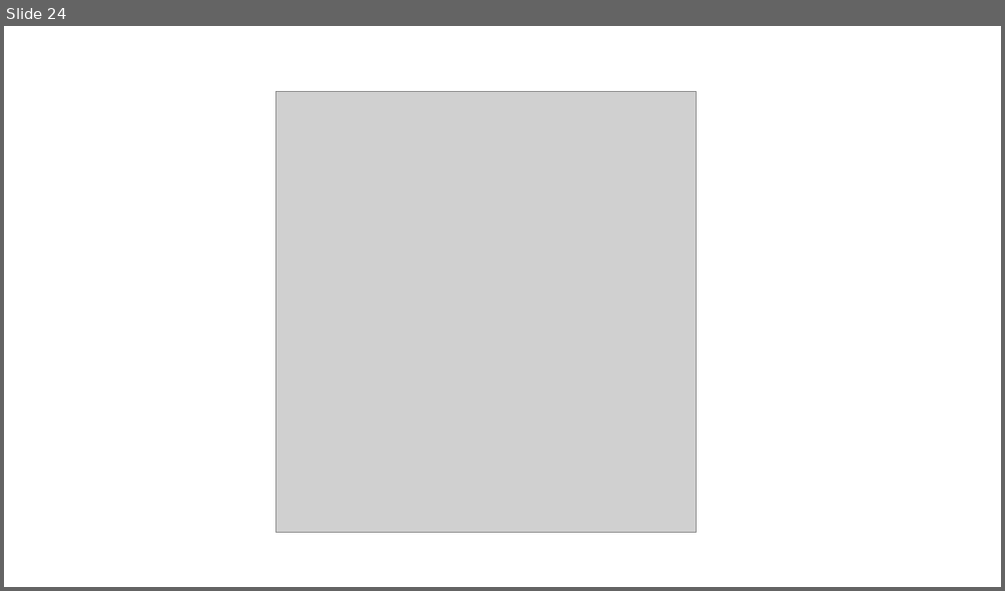
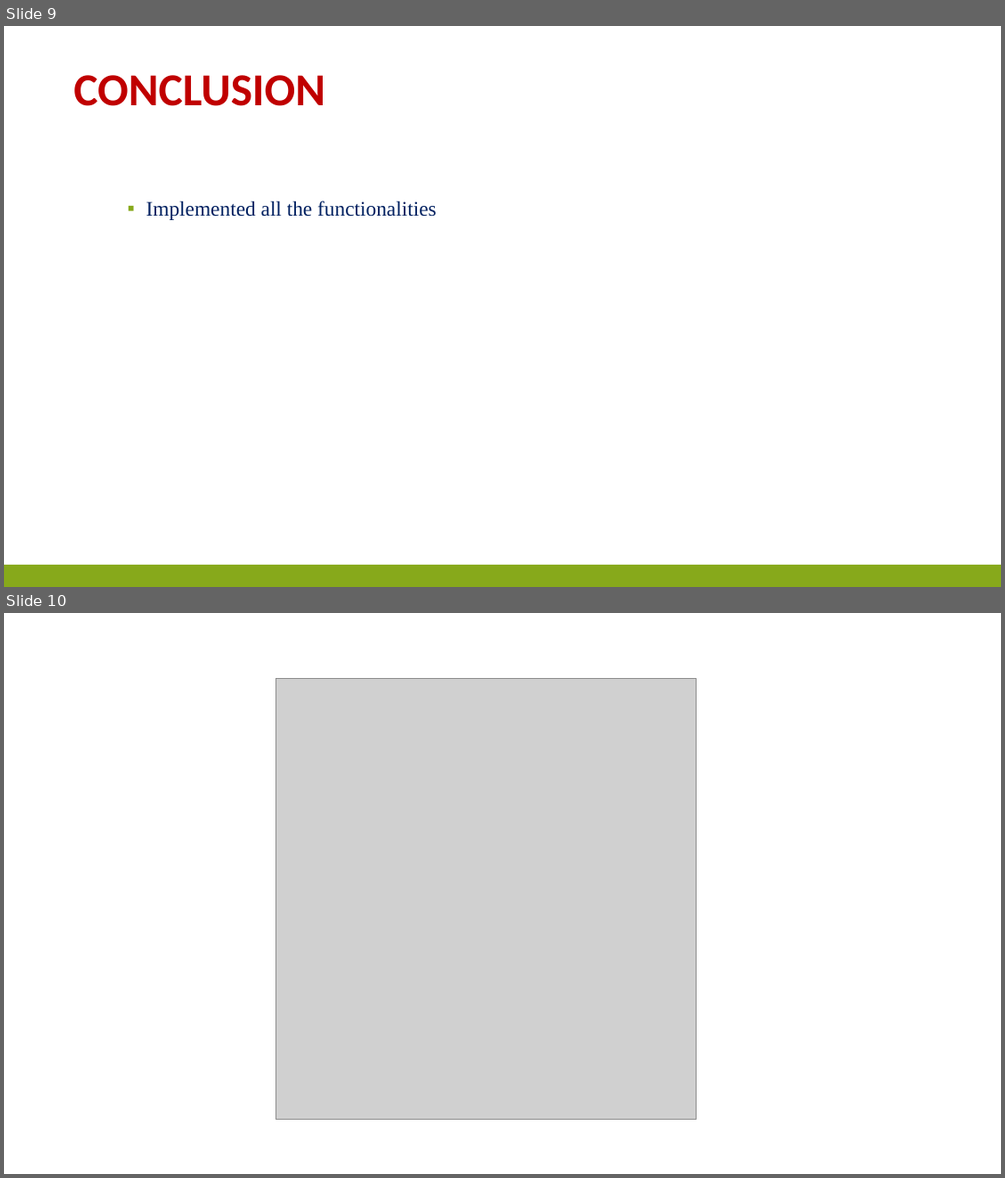
Before and after one commit to SahithyaVuppala/Inventory-System, a slide deck: InventorySystem-FinalPresentation.pptx. Shown one above the other, each under a label of ours: slide 24 before the commit, slides 9 and 10 after it. The pictures are 1005x591 and 1005x1178 pixels, drawn with LibreOffice and Linux fonts; fonts in the diff are those of the drawing; grey boxes stand for pictures. Boxes give left, top, right and bottom in pixels: in the first picture for what was removed or moved away, otherwise in the second. Text is boxed around its words. In the diff, an @@ line names an element or a change of style, - is before the commit and + after.

```diff
--- a/InventorySystem-FinalPresentation.pptx
+++ b/InventorySystem-FinalPresentation.pptx
@@ slide 9 added at bbox=[4, 26, 1001, 587], background #FFFFFF @@
@@ title added at bbox=[73, 75, 325, 106], 44 pt, text #C00000, bold @@
+CONCLUSION
@@ text added at bbox=[146, 200, 437, 220], 20 pt, text #002060 @@
+▪ Implemented all the functionalities
@@ rectangle added at bbox=[4, 564, 1001, 587], fill #87A91B @@
@@ what was slide 24 is now slide 10 @@
```
Also in this commit, not shown: 8 slides changed, 15 slides removed.
